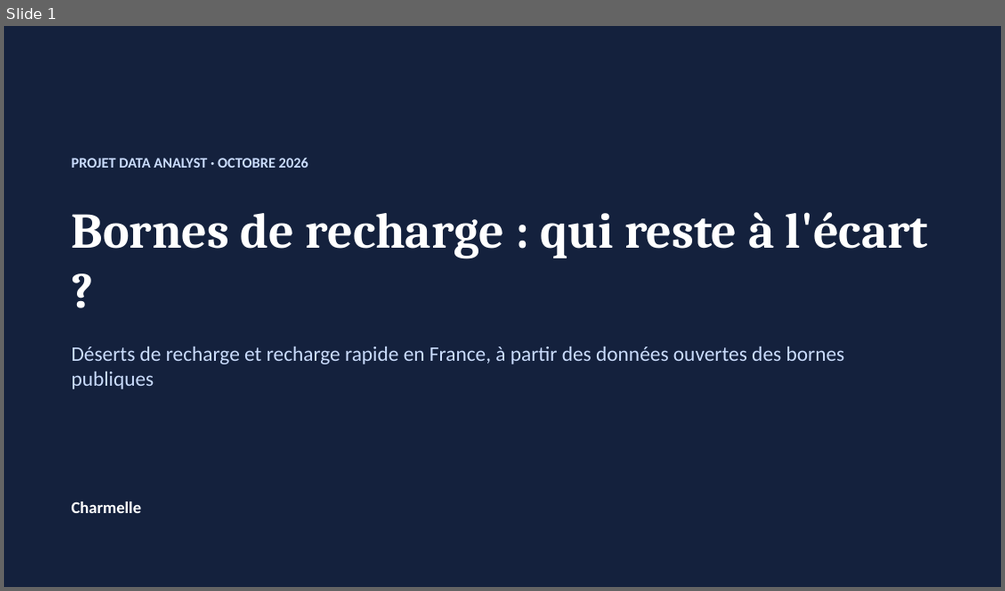
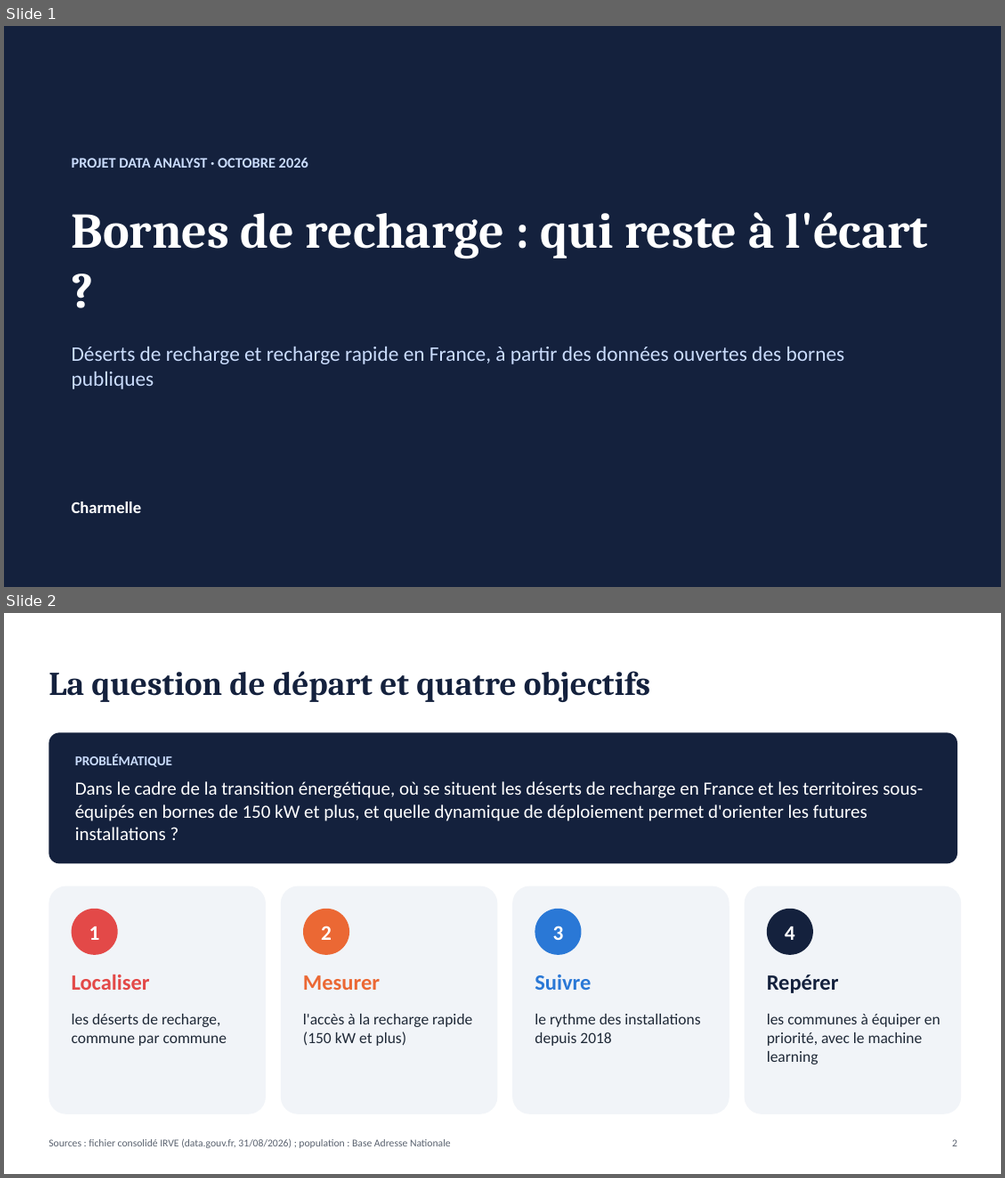
Before and after one commit to CharmelleG/irve-bornes-recharge-ml_Charmelle, a slide deck: docs/restitution_irve.pptx. Shown one above the other, each under a label of ours: slide 1 before the commit, slides 1 and 2 after it. The pictures are 1005x591 and 1005x1178 pixels, drawn with LibreOffice and Linux fonts; fonts in the diff are those of the drawing. Boxes give left, top, right and bottom in pixels: in the first picture for what was removed or moved away, otherwise in the second. Text is boxed around its words. In the diff, an @@ line names an element or a change of style, - is before the commit and + after.

```diff
--- a/docs/restitution_irve.pptx
+++ b/docs/restitution_irve.pptx
@@ slide 2 added at [4,613,1001,1174], background #FFFFFF @@
@@ text added at [48,671,650,702], 32 pt, text #14213D, bold @@
+La question de départ et quatre objectifs
@@ rounded rectangle added at [48,732,957,863], fill #14213D @@
@@ text added at [75,754,922,840], 18 pt, text #FFFFFF @@
+PROBLÉMATIQUE
+Dans le cadre de la transition énergétique, où se situent les déserts de recharge en France et les territoires sous-équipés en bornes de 150 kW et plus, et quelle dynamique de déploiement permet d'orienter les futures installations ?
@@ rounded rectangle added at [48,886,266,1114], fill #F1F4F8 @@
@@ rounded rectangle added at [281,886,498,1114], fill #F1F4F8 @@
@@ rounded rectangle added at [512,886,729,1114], fill #F1F4F8 @@
@@ rounded rectangle added at [744,886,961,1114], fill #F1F4F8 @@
@@ ellipse added at [72,908,118,955], fill #E34948, 20 pt, text #FFFFFF, bold @@
+1
@@ ellipse added at [303,908,349,955], fill #EB6834, 20 pt, text #FFFFFF, bold @@
+2
@@ ellipse added at [535,908,582,955], fill #2A78D6, 20 pt, text #FFFFFF, bold @@
+3
@@ ellipse added at [767,908,813,955], fill #14213D, 20 pt, text #FFFFFF, bold @@
+4
@@ text added at [72,974,150,989], 21 pt, text #E34948, bold @@
+Localiser
@@ text added at [303,975,380,989], 21 pt, text #EB6834, bold @@
+Mesurer
@@ text added at [534,974,591,989], 21 pt, text #2A78D6, bold @@
+Suivre
@@ text added at [767,974,839,993], 21 pt, text #14213D, bold @@
+Repérer
@@ text added at [72,1013,226,1046], 15 pt, text #1F2937 @@
+les déserts de recharge, commune par commune
@@ text added at [303,1013,472,1046], 15 pt, text #1F2937 @@
+l'accès à la recharge rapide (150 kW et plus)
@@ text added at [534,1013,700,1046], 15 pt, text #1F2937 @@
+le rythme des installations depuis 2018
@@ text added at [767,1013,940,1064], 15 pt, text #1F2937 @@
+les communes à équiper en priorité, avec le machine learning
@@ text added at [48,1138,451,1148], 10 pt, text #5B6370 @@
+Sources : fichier consolidé IRVE (data.gouv.fr, 31/08/2026) ; population : Base Adresse Nationale
@@ text added at [952,1139,957,1146], 10 pt, text #5B6370 @@
+2
```
Also in this commit, not shown: 11 slides changed, 1 other file.
